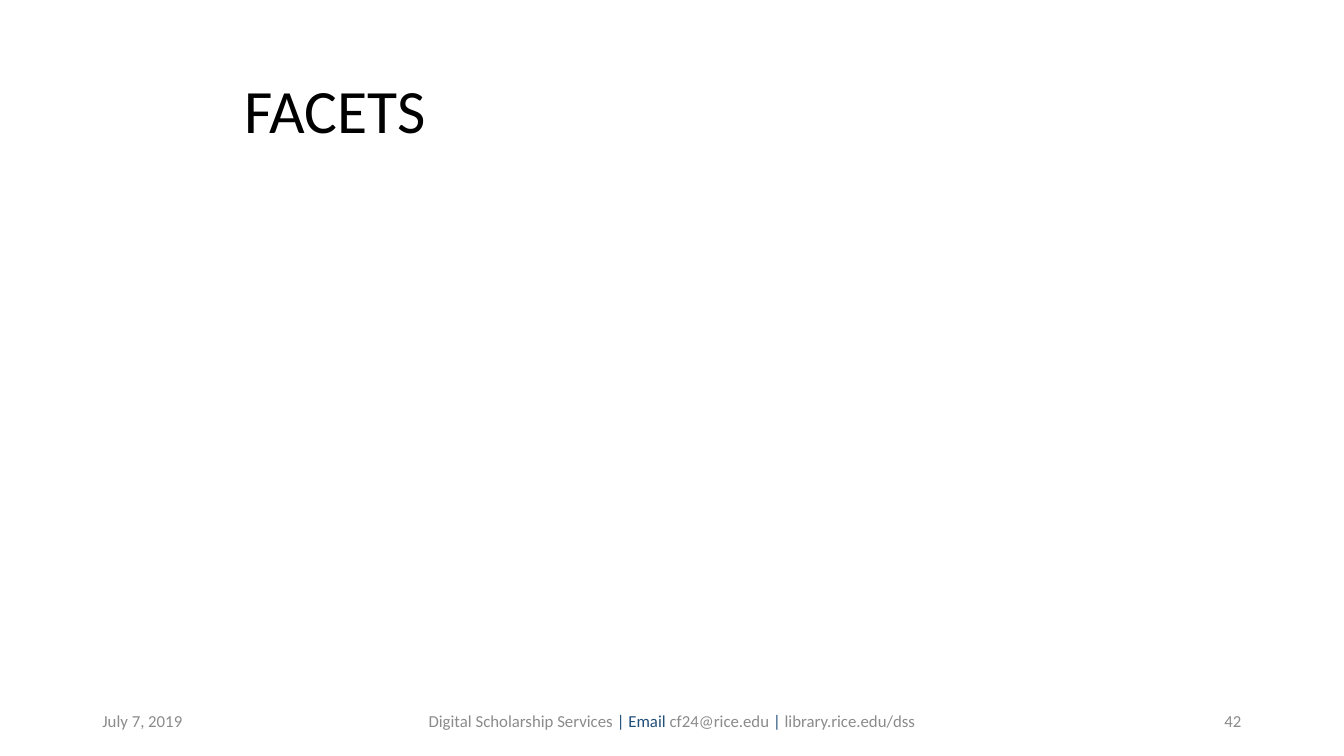
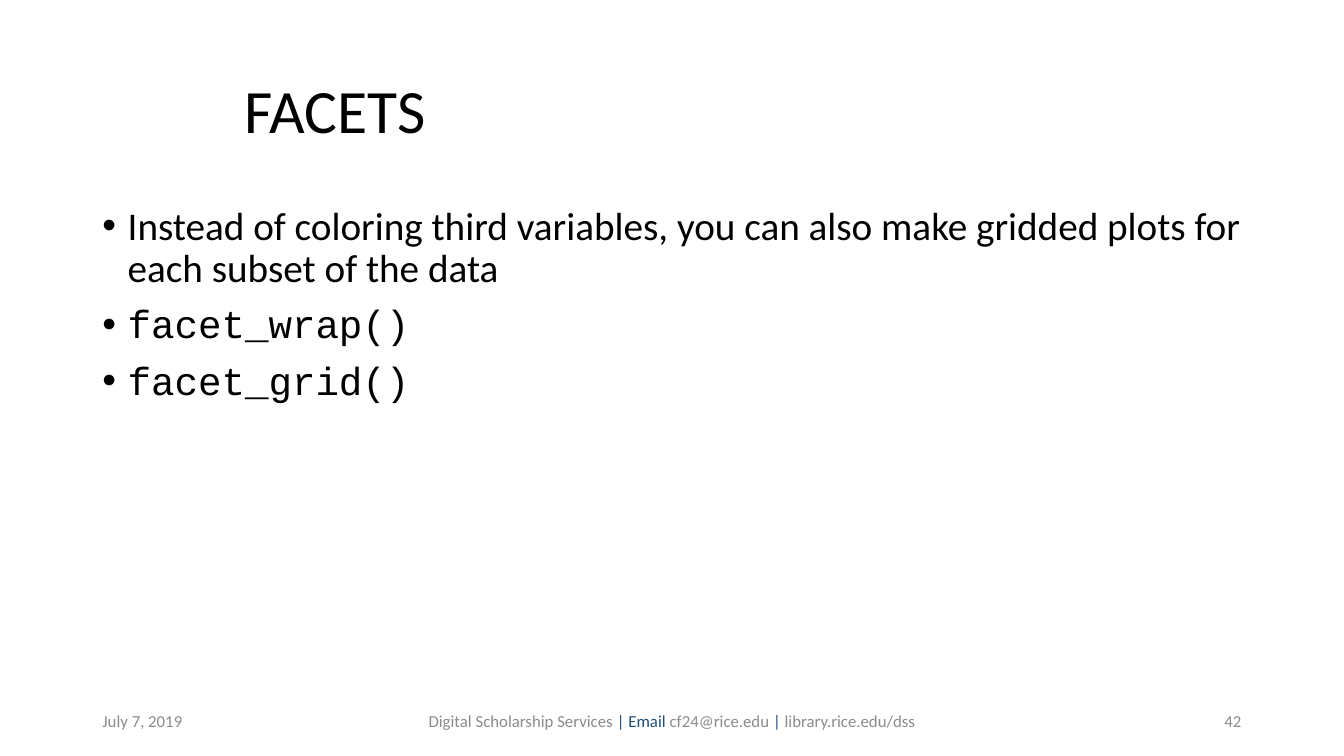
Before and after one commit to bakitybacon/rice-data-and-donuts, a slide deck: slide 42 of Rviz/R Visualization and Data Manipulation.pptx. Drawn at 1344x756 pixels with LibreOffice and Linux fonts; fonts in the diff are those of the drawing; background and template pictures are left out. Boxes give left, top, right and bottom in pixels: in the first picture for what was removed or moved away, otherwise in the second. Text is boxed around its words. In the diff, an @@ line names an element or a change of style, - is before the commit and + after.

```diff
--- a/Rviz/R Visualization and Data Manipulation.pptx
+++ b/Rviz/R Visualization and Data Manipulation.pptx
@@ text added at box(128, 212, 1240, 403), 28 pt, text #000000 @@
+• Instead of coloring third variables, you can also make gridded plots for each subset of the data
+• facet_wrap()
+• facet_grid()
```
Also in this commit, not shown: 11 other slides changed, 2 slides removed, 2 other files.
